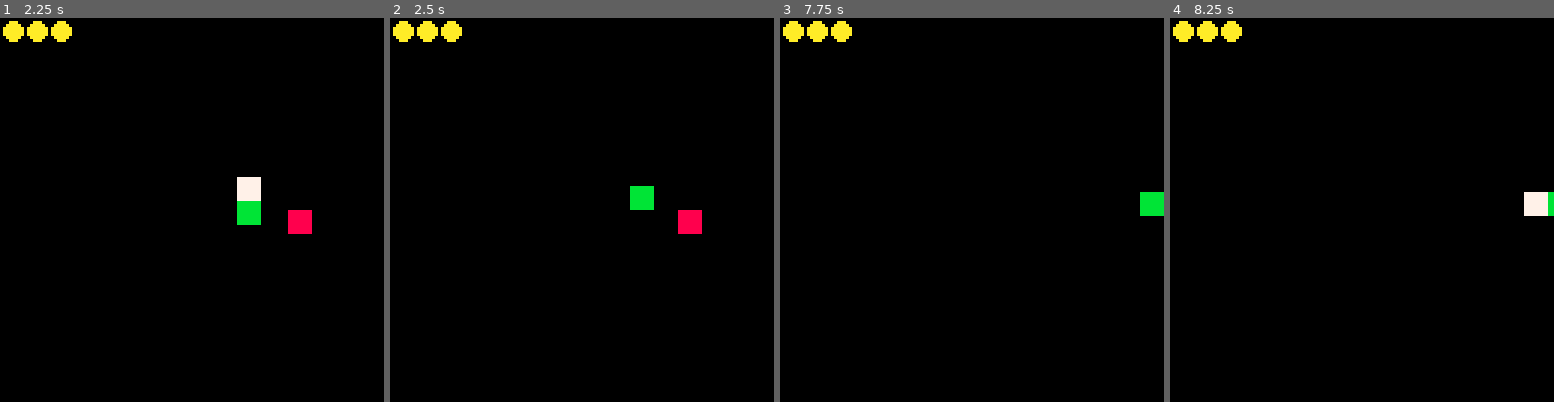
Above: before the commit, frames 1-4 (left to right).
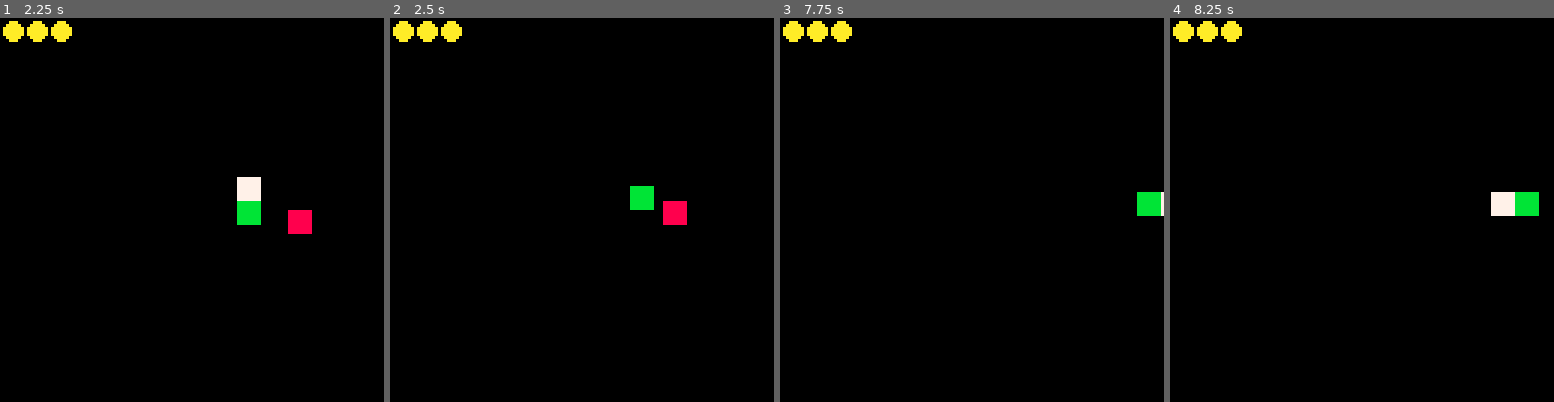
Above: after the commit, the same moments.

Repository: Frothting/codexApp
Game: PICO-8 cartridge zelda_like.p8
Same seed, same stepped clock (60 frames per second), same inputs: the game is played once before the commit and once after it.
Inputs:
- Up to frame 1 (2.25 s): tap O (Z key) at 0.7, 1.7, 2.1 s; hold Right 1.6-2.1 s; hold Up from 2.15 s (still down)
- Up to frame 2 (2.5 s): release Up at 2.42 s; hold Right from 2.47 s (still down)
- Up to frame 3 (7.75 s): tap O (Z key) every 0.4 s from 2.5 to 7.7 s; release Right at 3.03 s; hold Left 3.08-3.58 s; hold Down 3.63-3.97 s; hold Right 4.02-4.68 s; hold Up 4.73-5.03 s; hold Left 5.08-5.68 s; hold Down 5.73-6.03 s; hold Right 6.08-6.58 s; hold Right 6.63-7.13 s; hold Up 7.18-7.45 s; hold Right from 7.5 s (still down)
- Up to frame 4 (8.25 s): release Right at 8.07 s; tap O (Z key) at 8.1 s; hold Left from 8.12 s (still down)

Frame 1 is identical in both runs. In frame 2, 0.6% of the frame differs, in the area x 71-82%, y 47-57%; in frame 3, 0.1%; in frame 4, 1.0%, in the area x 83-100%, y 45-52%.

Commit message:
Add map rendering and obstacle collision

Diff:
--- a/zelda_like.p8
+++ b/zelda_like.p8
@@ -7,7 +7,32 @@
 player = {}
 enemy = {}
 
+FLAG_SOLID = 0 -- map flag index for solid tiles
+
+function setup_map()
+    -- fill map with ground tiles
+    for x=0,15 do
+        for y=0,15 do
+            mset(x,y,0)
+        end
+    end
+    -- outer wall using tile 1
+    for i=0,15 do
+        mset(i,0,1)
+        mset(i,15,1)
+        mset(0,i,1)
+        mset(15,i,1)
+    end
+    -- mark tile 1 as solid
+    fset(1,FLAG_SOLID,true)
+end
+
+function is_walkable(tx,ty)
+    return not fget(mget(tx,ty),FLAG_SOLID)
+end
+
 function _init()
+    setup_map()
     player.x = 64
     player.y = 64
     player.w = 8
@@ -20,14 +45,34 @@
     enemy.w = 8
     enemy.h = 8
     enemy.health = 3
+    enemy.vx = 0
+    enemy.vy = 0
 end
 
 function _update()
-    -- movement
-    if btn(0) then player.x -= 1 player.dir = 0 end
-    if btn(1) then player.x += 1 player.dir = 1 end
-    if btn(2) then player.y -= 1 player.dir = 2 end
-    if btn(3) then player.y += 1 player.dir = 3 end
+    -- movement with collision
+    local nx = player.x
+    local ny = player.y
+    if btn(0) then nx -= 1 player.dir = 0 end
+    if btn(1) then nx += 1 player.dir = 1 end
+    if btn(2) then ny -= 1 player.dir = 2 end
+    if btn(3) then ny += 1 player.dir = 3 end
+    if is_walkable(flr(nx/8), flr(ny/8)) then
+        player.x = nx
+        player.y = ny
+    end
+
+    -- enemy wander
+    if rnd(1) < 0.05 then
+        enemy.vx = flr(rnd(3)) - 1
+        enemy.vy = flr(rnd(3)) - 1
+    end
+    local ex = enemy.x + enemy.vx
+    local ey = enemy.y + enemy.vy
+    if is_walkable(flr(ex/8), flr(ey/8)) then
+        enemy.x = ex
+        enemy.y = ey
+    end
 
     -- attack
     if btnp(4) and player.attack_timer == 0 then
@@ -49,6 +94,7 @@
 
 function _draw()
     cls()
+    map(0,0,0,0,16,16)
     -- player
     rectfill(player.x, player.y, player.x + player.w - 1, player.y + player.h - 1, 11)
 
